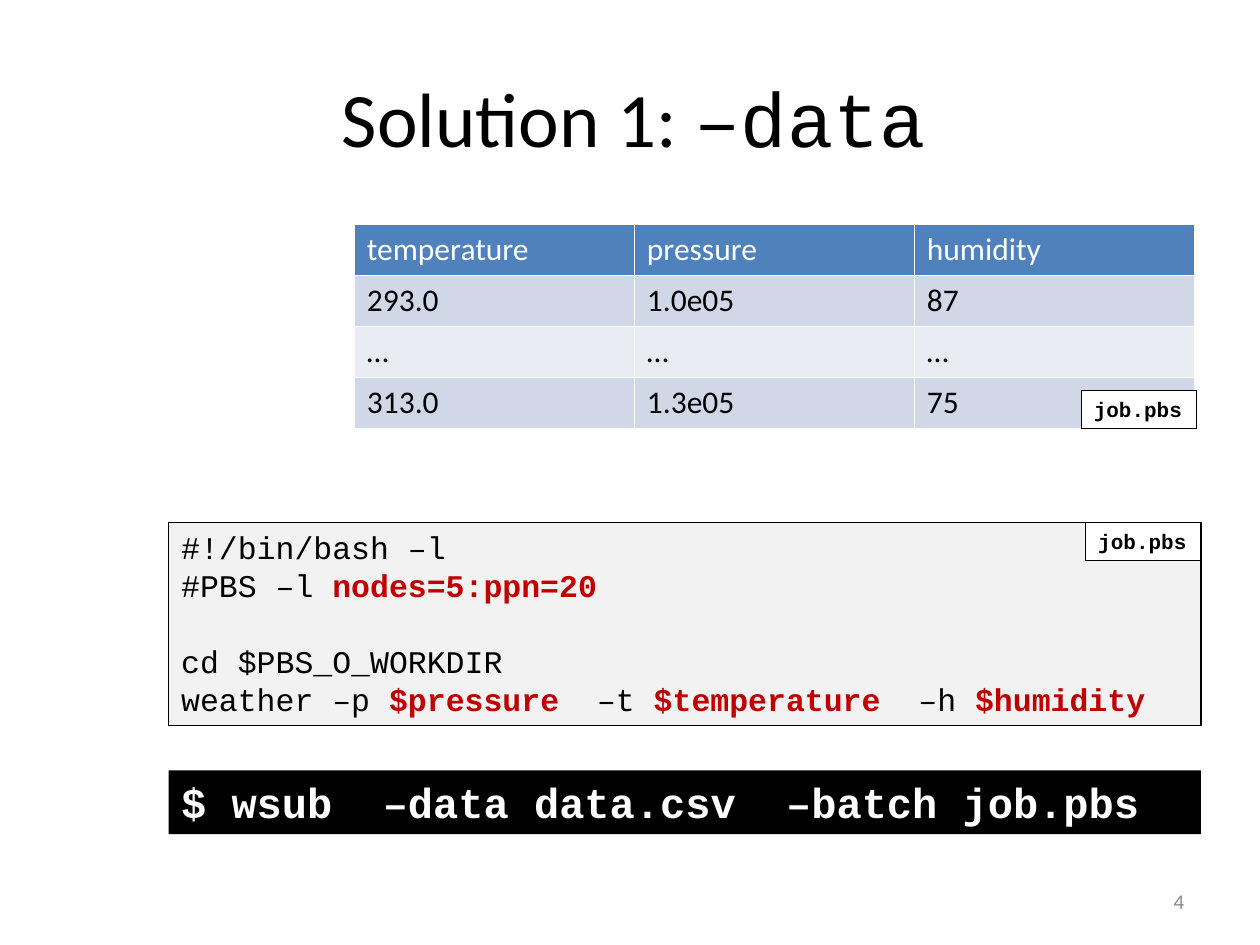
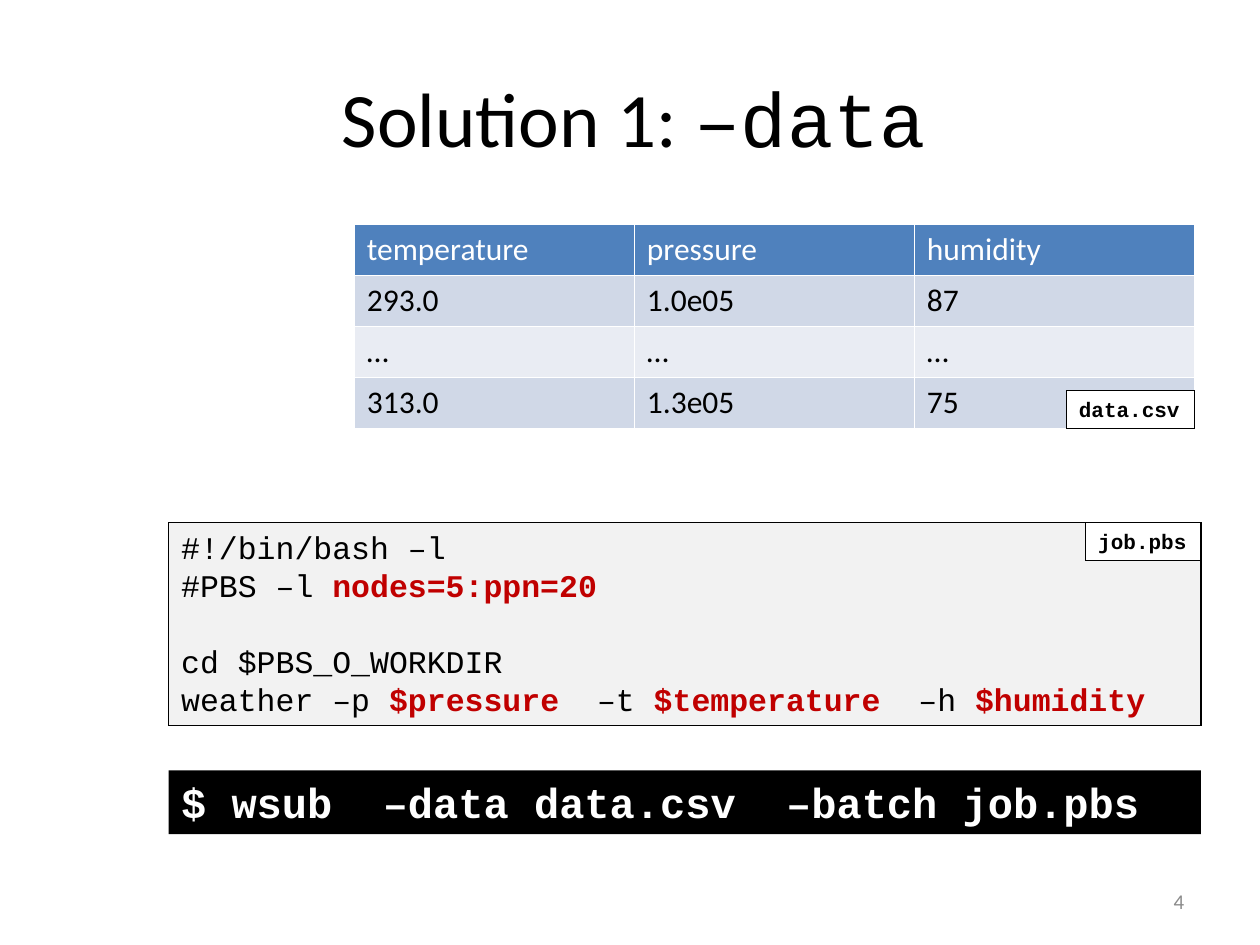
Before and after one commit to gjbex/worker, a slide deck: slide 4 of doc/worker.pptx. Drawn at 1260x945 pixels with LibreOffice and Linux fonts; fonts in the diff are those of the drawing. Boxes give left, top, right and bottom in pixels: in the first picture for what was removed or moved away, otherwise in the second. Text is boxed around its words. In the diff, an @@ line names an element or a change of style, - is before the commit and + after.

Commit message:
Fix typo

```diff
--- a/doc/worker.pptx
+++ b/doc/worker.pptx
@@ rectangle "data.csv": place and size @@
-rectangle "data.csv" at (1081, 391, 1196, 428)
+rectangle "data.csv" at (1066, 391, 1194, 428)
@@ text in rectangle at (1079, 402, 1180, 418): text changed @@
-job.pbs
+data.csv
```
